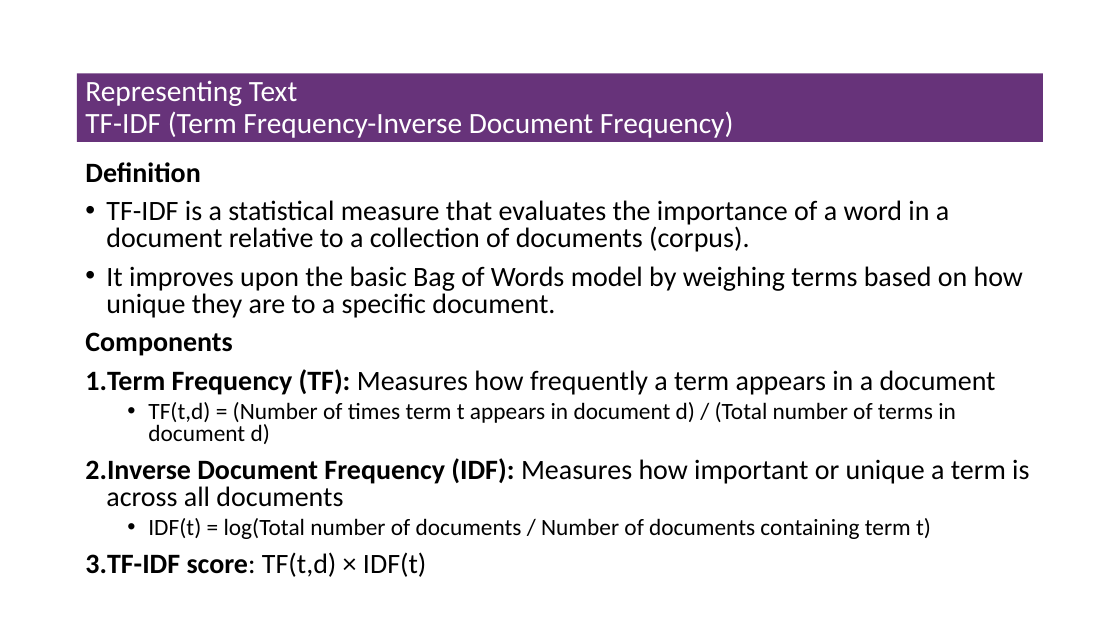
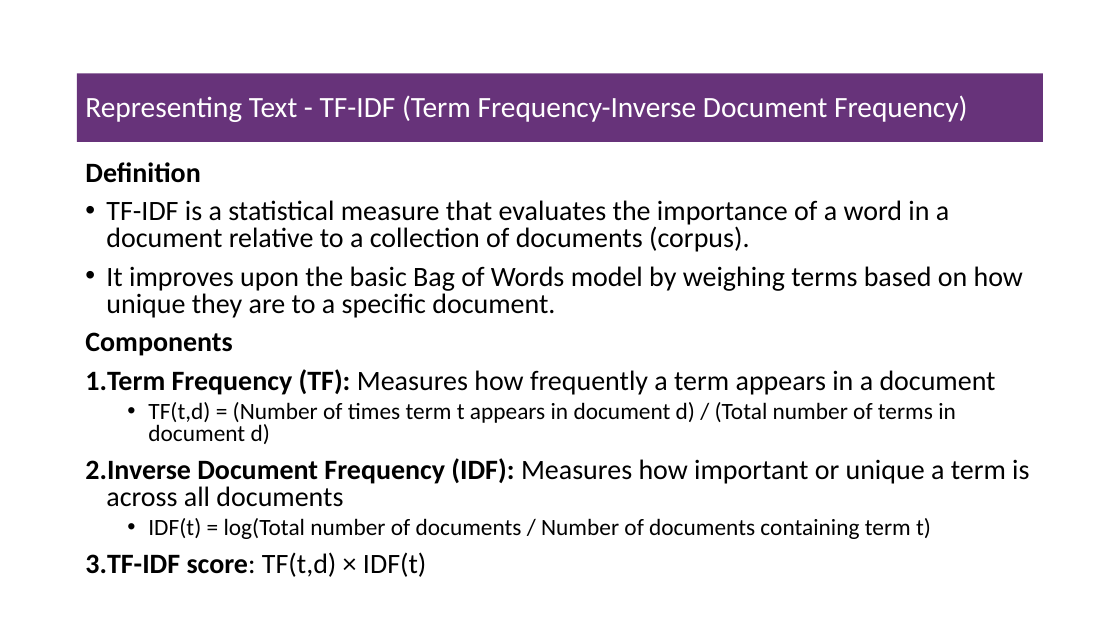
Before and after one commit to msfasha/307307-BI-Methods, a slide deck: slide 19 of 20242-NLP-LLM/lecture notes/Part 1 - Introduction to NLP/1-introduction to NLP.pptx (slide 18 before the commit). Drawn at 1120x630 pixels with LibreOffice and Linux fonts; fonts in the diff are those of the drawing; background and template pictures are left out. Boxes give left, top, right and bottom in pixels: in the first picture for what was removed or moved away, otherwise in the second. Text is boxed around its words. In the diff, an @@ line names an element or a change of style, - is before the commit and + after.

```diff
--- a/20242-NLP-LLM/lecture notes/Part 1 - Introduction to NLP/1-introduction to NLP.pptx
+++ b/20242-NLP-LLM/lecture notes/Part 1 - Introduction to NLP/1-introduction to NLP.pptx
@@ title at (x1=85, y1=95, x2=967, y2=122): text changed @@
-Representing Text
-TF-IDF (Term Frequency-Inverse Document Frequency)
+Representing Text - TF-IDF (Term Frequency-Inverse Document Frequency)
```
Also in this commit, not shown: 5 other slides changed, 1 slide added, 1 other file.
